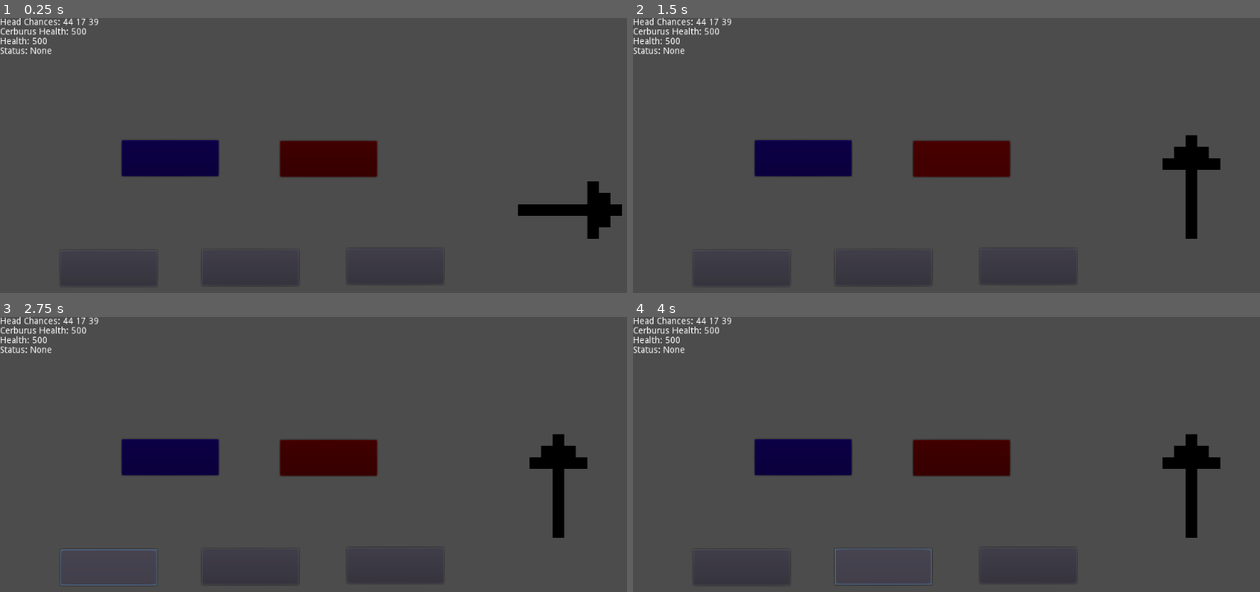
Above: before the commit, frames 1-4 (two rows, left to right).
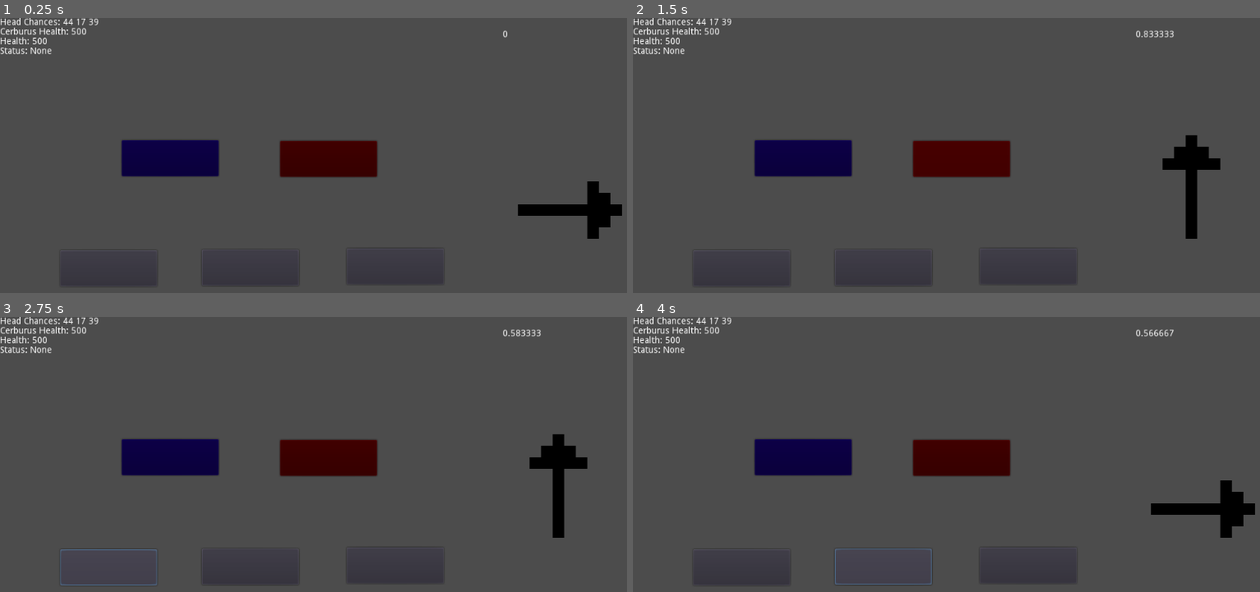
Above: after the commit, the same moments.

Repository: OneTachi/mini-jam-pumpkin
Game: Godot game, scene res://World/World.tscn
The game is run twice, just before and just after one commit, with the same random seed, the same clock (stepped at 60 frames per second) and the same inputs.
Inputs (mouse positions are in pixels of both pictures, inside the frame that each line leads up to):
- Up to frame 1 (0.25 s): no input
- Up to frame 2 (1.5 s): click (802, 158) at 0.5 s; click (959, 158) at 1.25 s
- Up to frame 3 (2.75 s): click (106, 567) at 2 s
- Up to frame 4 (4 s): click (883, 567) at 2.75 s; tap Enter at 3.5 s; hold Right (ui_right) from 3.53 s (still down)

The runs differ from the first frame. In frame 1, less than 0.1% of the frame differs, in the area x 80-81%, y 4-8%; in frame 2, less than 0.1%; in frame 3, less than 0.1%; in frame 4, 2.3%, in the area x 80-100%, y 4-81%.

Commit message:
add timer

Diff:
--- /dev/null
+++ b/World/TimeLeft.gd
@@ -0,0 +1,10 @@
+extends RichTextLabel
+
+onready var parent_timer = $'../../Timer'
+
+var timer_is_on = false
+
+#Inefficent but lets run with it for now
+func _physics_process(delta):
+	var times = parent_timer.get_time_left()
+	self.text = str(times)
--- a/World/World.gd
+++ b/World/World.gd
@@ -4,6 +4,7 @@
 onready var player = $Player
 onready var chance_text = $Cerb/Chances
 onready var arrow_sprite = $Arrow
+onready var timer = $Timer
 
 var cerb_return
 var cerb_att
@@ -47,11 +48,14 @@
 			do_cerb_turn(text_status)
 
 		'attack':
-			do_combat()
-			in_combat = true
-
+			neededInputKey = null
 			if combat_turn > 5:
 				in_combat = false
+				won_combat = 0
+			else:
+				do_combat()
+				in_combat = true
+
 				#TODO After battle stuff
 
 			#take_damage(cerb, 20, player.stats.base_dmg,1)
@@ -77,26 +81,29 @@
 
 #TODO
 func do_combat():
-	if !combat_turn <= 5:
-		turn_manager('attack', null)
-		return
-
 	var keys = dir_keys.duplicate()
 	keys.shuffle()
 	var direction = keys.pop_front()
 	neededInputKey = direction
 	pop_key(direction)
-	combat_turn += 1
 
 func pop_key(dir):
 	arrow_sprite.rotation_degrees = arrow_rotations[dir]
+	timer.start(1)
 
 func handle_input(key):
 	if !in_combat:
 		return
-	if key == neededInputKey:
-		won_combat += 1
+	win_in_combat()
 
+func loss_in_combat():
+	turn_manager('attack', null)
+	combat_turn += 1
+
+func win_in_combat():
+	won_combat += 1
+	turn_manager('attack', null)
+	combat_turn += 1
 
 func take_damage(who, iRange, base, multiplier):
 	who.stats.health -= (randi() % iRange + base) * multiplier
@@ -105,5 +112,11 @@
 	who.stats.health += (randi() % iRange + base) * multiplier
 
 func _unhandled_input(event):
-	if event == InputEventKey:
-		handle_input(event)
+	if event is InputEventKey && neededInputKey != null:
+		if event.is_action_pressed(neededInputKey):
+			print('sent!')
+			handle_input(event)
+
+
+func _on_Timer_timeout():
+	loss_in_combat()
--- a/World/World.tscn
+++ b/World/World.tscn
@@ -1,9 +1,10 @@
-[gd_scene load_steps=5 format=2]
+[gd_scene load_steps=6 format=2]
 
 [ext_resource path="res://Player/player.gd" type="Script" id=1]
 [ext_resource path="res://Cerberus/Cerburus.gd" type="Script" id=2]
 [ext_resource path="res://World/World.gd" type="Script" id=3]
 [ext_resource path="res://World/arrow.png" type="Texture" id=4]
+[ext_resource path="res://World/TimeLeft.gd" type="Script" id=5]
 
 [node name="World" type="Node2D"]
 script = ExtResource( 3 )
@@ -76,8 +77,21 @@
 scale = Vector2( 18, 18 )
 texture = ExtResource( 4 )
 
+[node name="Timer" type="Timer" parent="."]
+one_shot = true
+
+[node name="TimeLeft" type="RichTextLabel" parent="Timer"]
+margin_left = 784.0
+margin_top = 19.0
+margin_right = 994.0
+margin_bottom = 91.0
+script = ExtResource( 5 )
+__meta__ = {
+"_edit_use_anchors_": false
+}
 [connection signal="pressed" from="Player/Button" to="Player" method="guard_input"]
 [connection signal="pressed" from="Player/Button2" to="Player" method="attack_input"]
 [connection signal="pressed" from="Player/Button3" to="Player" method="head_one_input"]
 [connection signal="pressed" from="Player/Button4" to="Player" method="head_two_input"]
 [connection signal="pressed" from="Player/Button5" to="Player" method="head_three_input"]
+[connection signal="timeout" from="Timer" to="." method="_on_Timer_timeout"]
--- a/project.godot
+++ b/project.godot
@@ -10,6 +10,7 @@
 
 _global_script_classes=[  ]
 _global_script_class_icons={
+
 }
 
 [application]
@@ -18,28 +19,35 @@
 run/main_scene="res://World/World.tscn"
 config/icon="res://icon.png"
 
-[importer_defaults]
+[input]
 
-texture={
-"compress/bptc_ldr": 0,
-"compress/hdr_mode": 0,
-"compress/lossy_quality": 0.7,
-"compress/mode": 0,
-"compress/normal_map": 0,
-"detect_3d": false,
-"flags/anisotropic": false,
-"flags/filter": false,
-"flags/mipmaps": false,
-"flags/repeat": 0,
-"flags/srgb": 2,
-"process/HDR_as_SRGB": false,
-"process/fix_alpha_border": true,
-"process/invert_color": false,
-"process/normal_map_invert_y": false,
-"process/premult_alpha": false,
-"size_limit": 0,
-"stream": false,
-"svg/scale": 1.0
+ui_left={
+"deadzone": 0.5,
+"events": [ Object(InputEventKey,"resource_local_to_scene":false,"resource_name":"","device":0,"alt":false,"shift":false,"control":false,"meta":false,"command":false,"pressed":false,"scancode":16777231,"unicode":0,"echo":false,"script":null)
+, Object(InputEventJoypadButton,"resource_local_to_scene":false,"resource_name":"","device":0,"button_index":14,"pressure":0.0,"pressed":false,"script":null)
+, Object(InputEventKey,"resource_local_to_scene":false,"resource_name":"","device":0,"alt":false,"shift":false,"control":false,"meta":false,"command":false,"pressed":false,"scancode":65,"unicode":0,"echo":false,"script":null)
+ ]
+}
+ui_right={
+"deadzone": 0.5,
+"events": [ Object(InputEventKey,"resource_local_to_scene":false,"resource_name":"","device":0,"alt":false,"shift":false,"control":false,"meta":false,"command":false,"pressed":false,"scancode":16777233,"unicode":0,"echo":false,"script":null)
+, Object(InputEventJoypadButton,"resource_local_to_scene":false,"resource_name":"","device":0,"button_index":15,"pressure":0.0,"pressed":false,"script":null)
+, Object(InputEventKey,"resource_local_to_scene":false,"resource_name":"","device":0,"alt":false,"shift":false,"control":false,"meta":false,"command":false,"pressed":false,"scancode":68,"unicode":0,"echo":false,"script":null)
+ ]
+}
+ui_up={
+"deadzone": 0.5,
+"events": [ Object(InputEventKey,"resource_local_to_scene":false,"resource_name":"","device":0,"alt":false,"shift":false,"control":false,"meta":false,"command":false,"pressed":false,"scancode":16777232,"unicode":0,"echo":false,"script":null)
+, Object(InputEventJoypadButton,"resource_local_to_scene":false,"resource_name":"","device":0,"button_index":12,"pressure":0.0,"pressed":false,"script":null)
+, Object(InputEventKey,"resource_local_to_scene":false,"resource_name":"","device":0,"alt":false,"shift":false,"control":false,"meta":false,"command":false,"pressed":false,"scancode":87,"unicode":0,"echo":false,"script":null)
+ ]
+}
+ui_down={
+"deadzone": 0.5,
+"events": [ Object(InputEventKey,"resource_local_to_scene":false,"resource_name":"","device":0,"alt":false,"shift":false,"control":false,"meta":false,"command":false,"pressed":false,"scancode":16777234,"unicode":0,"echo":false,"script":null)
+, Object(InputEventJoypadButton,"resource_local_to_scene":false,"resource_name":"","device":0,"button_index":13,"pressure":0.0,"pressed":false,"script":null)
+, Object(InputEventKey,"resource_local_to_scene":false,"resource_name":"","device":0,"alt":false,"shift":false,"control":false,"meta":false,"command":false,"pressed":false,"scancode":83,"unicode":0,"echo":false,"script":null)
+ ]
 }
 
 [physics]
Not shown, changed: World/arrow.png.import
